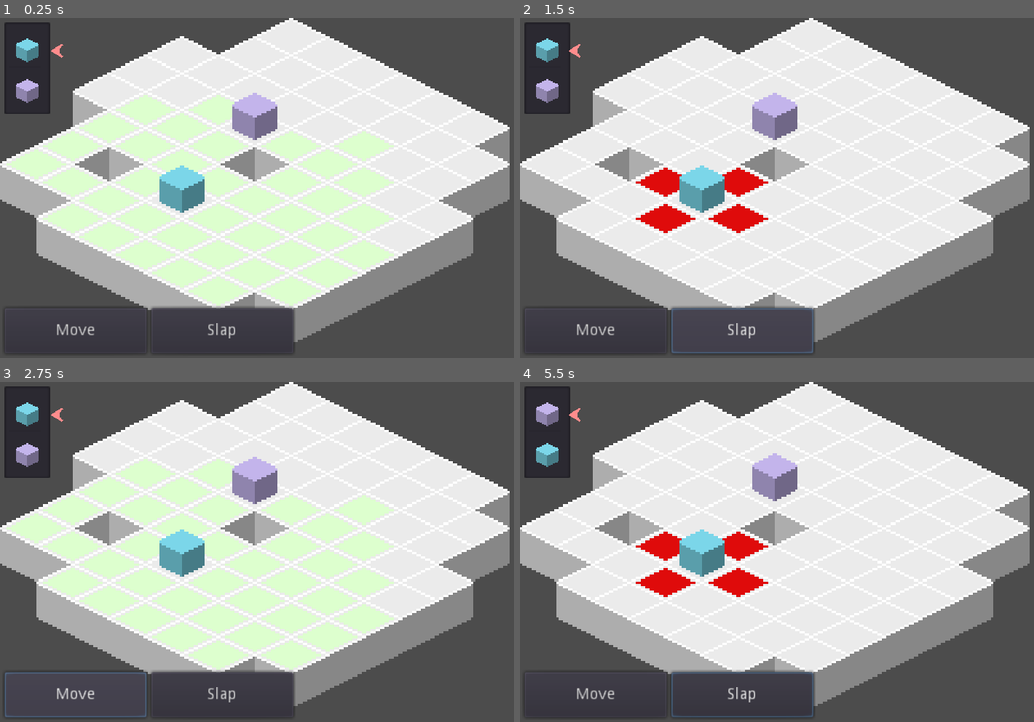
Above: before the commit, frames 1-4 (two rows, left to right).
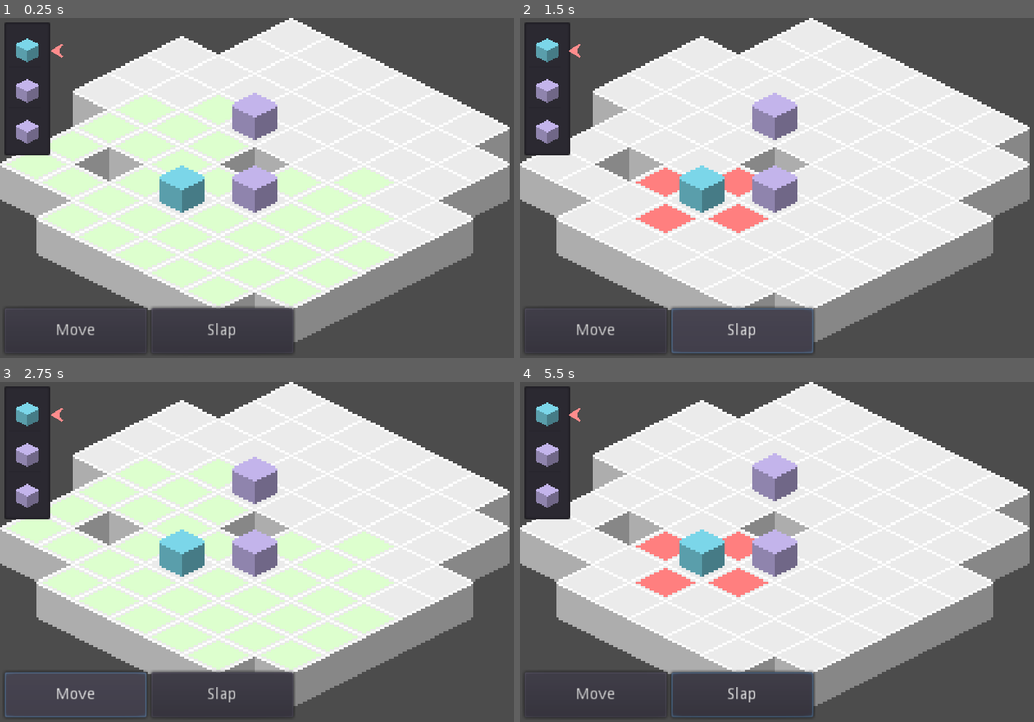
Above: after the commit, the same moments.

Repository: jaytav/godot-test-2
Game: Godot game, scene res://src/Main.tscn
Two runs of this game, one before a commit and one after it. Both use one fixed random seed, a clock stepped at 60 frames per second and the inputs below.
Inputs (mouse positions are in pixels of both pictures, inside the frame that each line leads up to):
- Up to frame 1 (0.25 s): no input
- Up to frame 2 (1.5 s): click "Move" at 0.5 s; click "Slap" at 1.25 s
- Up to frame 3 (2.75 s): click "Move" at 2 s
- Up to frame 4 (5.5 s): click "Slap" at 2.75 s; click "Move" at 3.5 s; click "Slap" at 4.25 s; move the mouse to (941, 535) at 5.02 s; press the mouse at (941, 535) at 5.03 s; tap Space (ui_select) at 5.27 s

The runs differ from the first frame. In frame 1, 3.6% of the frame differs, in the area x 0-77%, y 28-58%; in frame 2, 3.8%; in frame 3, 3.6%; in frame 4, 4.3%, in the area x 0-54%, y 5-64%.

Commit message:
create attack and close game wing

Diff:
--- a/project.godot
+++ b/project.godot
@@ -55,6 +55,7 @@
 
 [autoload]
 
+EntityController="*res://src/game/entity_controller.gd"
 ActionController="*res://src/game/action/action_controller.gd"
 TurnQueue="*res://src/game/turn/turn_queue.gd"
 
--- a/src/Main.tscn
+++ b/src/Main.tscn
@@ -113,6 +113,9 @@
 [node name="TurnSkipper" parent="World/Entities" instance=ExtResource( 3 )]
 position = Vector2( 112, 48 )
 
+[node name="TurnSkipper2" parent="World/Entities" instance=ExtResource( 3 )]
+position = Vector2( 112, 80 )
+
 [node name="GUI" type="Control" parent="."]
 margin_right = 256.0
 margin_bottom = 150.0
--- a/src/attack/Attack.tscn
+++ /dev/null
@@ -1,3 +0,0 @@
-[gd_scene format=2]
-
-[node name="Attack" type="Node"]
--- a/src/entity/Entity.tscn
+++ b/src/entity/Entity.tscn
@@ -58,4 +58,5 @@
 [connection signal="turn_ended" from="." to="StateMachine" method="_on_Entity_turn_ended"]
 [connection signal="turn_started" from="." to="StateMachine" method="_on_Entity_turn_started"]
 [connection signal="updated" from="Stats/ActionPoints" to="Actions/Move" method="_on_ActionPoints_updated"]
+[connection signal="updated" from="Stats/HealthPoints" to="." method="_on_HealthPoints_updated"]
 [connection signal="transitioned" from="StateMachine" to="StateMachine" method="_on_StateMachine_transitioned"]
--- a/src/entity/action/action.gd
+++ b/src/entity/action/action.gd
@@ -9,3 +9,8 @@
 
 func do_action(_request: Dictionary) -> void:
     pass
+
+
+func set_active():
+    owner.active_action = self
+    ActionController.draw_action(self)
--- /dev/null
+++ b/src/entity/action/attack.gd
@@ -0,0 +1,12 @@
+extends Action
+
+export var damage: int
+export var action_point_cost: int
+
+
+func do_action(request: Dictionary):
+    if EntityController.entity_cells.has(request.action_cell):
+        var attacked_entity: Entity = EntityController.entity_cells[request.action_cell]
+        attacked_entity.stats.HealthPoints.value -= damage
+
+    request.entity.stats.ActionPoints.value -= action_point_cost
--- a/src/entity/entity.gd
+++ b/src/entity/entity.gd
@@ -3,6 +3,7 @@
 
 signal turn_started(entity)
 signal turn_ended(entity)
+signal died(entity)
 
 var stats: Dictionary
 
@@ -18,3 +19,9 @@
 
 func end_turn() -> void:
     emit_signal("turn_ended", self)
+
+
+func _on_HealthPoints_updated(from_value: int, to_value: int):
+    if to_value == 0:
+        queue_free()
+        emit_signal("died", self)
--- a/src/entity/player/Player.tscn
+++ b/src/entity/player/Player.tscn
@@ -2,7 +2,7 @@
 
 [ext_resource path="res://src/entity/Entity.tscn" type="PackedScene" id=1]
 [ext_resource path="res://src/entity/player/state/active.gd" type="Script" id=2]
-[ext_resource path="res://src/entity/action/action.gd" type="Script" id=3]
+[ext_resource path="res://src/entity/action/attack.gd" type="Script" id=3]
 [ext_resource path="res://src/entity/player/player.gd" type="Script" id=4]
 
 [node name="Player" instance=ExtResource( 1 )]
@@ -27,7 +27,9 @@
 script = ExtResource( 3 )
 min_range = 1
 max_range = 1
-tile_map_modulate = Color( 0.878431, 0.0470588, 0.0470588, 1 )
+tile_map_modulate = Color( 1, 0.501961, 0.501961, 1 )
+damage = 1
+action_point_cost = 1
 
 [node name="Sprite" parent="." index="4"]
 modulate = Color( 0.521569, 0.909804, 0.988235, 1 )
--- a/src/game/action/action_button.gd
+++ b/src/game/action/action_button.gd
@@ -4,4 +4,4 @@
 
 
 func _on_ActionButton_pressed():
-	ActionController.draw_action(action)
+    action.set_active()
--- a/src/game/action/action_controller.gd
+++ b/src/game/action/action_controller.gd
@@ -1,16 +1,15 @@
 extends Node
 
-
 var action_controller_ui: Control
-var entities: Array setget _set_entities
 var action_tile_map: TileMap
 var floor_tile_map: TileMap
 
+var _astar: AStar2D = AStar2D.new()
+var _action_cell: Vector2
 
-var _active_entity: Entity
-var _astar: AStar2D = AStar2D.new()
-var _entity_cells: Array = []
-var _action_cell: Vector2
+
+func _init():
+    EntityController.connect("entities_updated", self, "_on_EntityController_entitites_updated")
 
 
 func do_action(action: Action, position: Vector2) -> void:
@@ -34,6 +33,9 @@
         request.point_path_positions = _astar.get_point_path(request.entity_point, request.action_point)
 
     action.do_action(request)
+
+    if request.entity.is_in_group("PlayerControlled"):
+        request.entity.get_node("Actions/Move").set_active()
 
 
 func draw_action(action: Action) -> void:
@@ -80,25 +82,23 @@
         _action_cell = Vector2.ZERO
         return
 
-    var entity_point: int = _get_vector_point_index(entity_cell)
-    var action_point: int = _get_vector_point_index(action_cell)
-    var point_path_positions: PoolVector2Array = _astar.get_point_path(entity_point, action_point)
+    if action.use_point_path:
+        var entity_point: int = _get_vector_point_index(entity_cell)
+        var action_point: int = _get_vector_point_index(action_cell)
+        var point_path_positions: PoolVector2Array = _astar.get_point_path(entity_point, action_point)
 
-    # remove entity point position
-    point_path_positions.remove(0)
+        # remove entity point position
+        point_path_positions.remove(0)
 
-    for point_path_position in point_path_positions:
-        action_tile_map.set_cellv(point_path_position, 1)
+        for point_path_position in point_path_positions:
+            action_tile_map.set_cellv(point_path_position, 1)
+    else:
+        action_tile_map.set_cellv(action_cell, 1)
 
     _action_cell = action_cell
 
 
 func refresh_astar():
-    _entity_cells = []
-
-    for entity in entities:
-        _entity_cells.append(action_tile_map.world_to_map(entity.position))
-
     for cell in floor_tile_map.get_used_cells():
         _astar.add_point(_get_vector_point_index(cell), cell)
 
@@ -118,7 +118,7 @@
             if !_astar.has_point(relative_cell_point):
                 continue
 
-            if _entity_cells.has(relative_cell):
+            if EntityController.entity_cells.has(relative_cell):
                 continue
 
             _astar.connect_points(point, relative_cell_point, false)
@@ -133,11 +133,13 @@
     return vector_point_index
 
 
-func _set_entities(to_entities: Array):
-    entities = to_entities
+func _on_EntityController_entitites_updated(_from_entities: Array, _to_entities: Array) -> void:
     refresh_astar()
 
-    for entity in entities:
+    for entity in EntityController.entities:
+        if entity.is_connected("turn_started", self, "_on_PlayerControlled_Entity_turn_started"):
+            continue
+
         if entity.is_in_group("PlayerControlled"):
             entity.connect("turn_started", self, "_on_PlayerControlled_Entity_turn_started")
             entity.connect("turn_ended", self, "_on_PlayerControlled_Entity_turn_ended")
--- /dev/null
+++ b/src/game/entity_controller.gd
@@ -0,0 +1,45 @@
+extends Node
+
+signal entities_updated(from_entities, to_entities)
+
+var entities: Array setget _set_entities
+var entity_cells: Dictionary
+
+
+func _sort_entities(a: Entity, b: Entity) -> bool:
+    return a.stats.Initiative.value > b.stats.Initiative.value
+
+
+func _set_entities(to_entities) -> void:
+    var from_entities: Array = entities
+    var only_player_entities: bool = true
+
+    entities = to_entities
+    entities.sort_custom(self, "_sort_entities")
+    entity_cells = {}
+
+    for entity in entities:
+        if only_player_entities and !entity.is_in_group("PlayerControlled"):
+            only_player_entities = false
+
+        entity.connect("died", self, "_on_entity_died")
+        entity_cells[ActionController.action_tile_map.world_to_map(entity.position)] = entity
+
+    if only_player_entities:
+        print("player wins")
+        get_tree().quit()
+
+    emit_signal("entities_updated", from_entities, entities)
+
+
+func _on_entity_died(dead_entity: Entity) -> void:
+    dead_entity.disconnect("died", self, "_on_entity_died")
+    var to_entities: Array = []
+
+    for entity in entities:
+        if dead_entity == entity:
+            continue
+
+        to_entities.append(entity)
+
+    _set_entities(to_entities)
--- a/src/game/turn/turn_queue.gd
+++ b/src/game/turn/turn_queue.gd
@@ -1,9 +1,20 @@
 extends Node
 
 var turn_queue_ui: Control
-var entities: Array setget _set_entities
+var entities: Array
 
 var _active_entity: Entity
+
+
+func _init():
+    EntityController.connect("entities_updated", self, "_on_EntityController_entitites_updated")
+
+
+func _on_EntityController_entitites_updated(_from_entities: Array, to_entities: Array) -> void:
+    entities = []
+
+    for entity in to_entities:
+        entities.append(entity)
 
 
 func start_next_turn() -> void:
@@ -17,16 +28,5 @@
     _active_entity.start_turn()
 
 
-func _set_entities(to_entities: Array) -> void:
-    to_entities.sort_custom(self, "_sort_entities")
-
-    entities = to_entities
-    turn_queue_ui.entities = to_entities
-
-
-func _sort_entities(a: Entity, b: Entity) -> bool:
-    return a.stats.Initiative.value > b.stats.Initiative.value
-
-
 func _on_active_entity_turn_ended(_entity: Entity):
     start_next_turn()
--- a/src/game/turn/turn_queue_ui.gd
+++ b/src/game/turn/turn_queue_ui.gd
@@ -1,19 +1,21 @@
 class_name TurnQueueUI
 extends Control
-
-var entities: Array setget _set_entities
 
 onready var item_list: ItemList = get_node("ItemList")
 
 
-func _set_entities(to_entities: Array):
-    entities = to_entities
+func _init():
+    EntityController.connect("entities_updated", self, "_on_EntityController_entitites_updated")
 
-    for i in range(len(entities)):
-        var sprite: Sprite = entities[i].get_node("Sprite")
+
+func _on_EntityController_entitites_updated(_from_entities: Array, _to_entities: Array) -> void:
+    item_list.clear()
+
+    for i in range(len(EntityController.entities)):
+        var sprite: Sprite = EntityController.entities[i].get_node("Sprite")
         item_list.add_icon_item(sprite.texture)
         item_list.set_item_icon_modulate(i, sprite.modulate)
 
 
 func _on_active_entity_turn_ended(_entity: Entity):
-    item_list.move_item(0, len(entities))
+    item_list.move_item(0, len(EntityController.entities))
--- a/src/main.gd
+++ b/src/main.gd
@@ -1,14 +1,12 @@
 extends Node
-
-onready var entities: Array = get_node("World/Entities").get_children()
 
 
 func _ready():
+    ActionController.action_tile_map = get_node("World/Action")
     ActionController.action_controller_ui = get_node("GUI/ActionControllerUI")
     ActionController.floor_tile_map = get_node("World/Floor")
-    ActionController.action_tile_map = get_node("World/Action")
-    ActionController.entities = entities
+
+    EntityController.entities = get_node("World/Entities").get_children()
 
     TurnQueue.turn_queue_ui = get_node("GUI/TurnQueueUI")
-    TurnQueue.entities = entities
     TurnQueue.start_next_turn()
--- a/test/entity/turn_skipper/TurnSkipper.tscn
+++ b/test/entity/turn_skipper/TurnSkipper.tscn
@@ -35,6 +35,9 @@
 [node name="ActionPoints" parent="Stats" index="1"]
 max_value = 1
 
+[node name="HealthPoints" parent="Stats" index="2"]
+max_value = 1
+
 [node name="Active" parent="StateMachine" index="1"]
 script = ExtResource( 2 )
 
